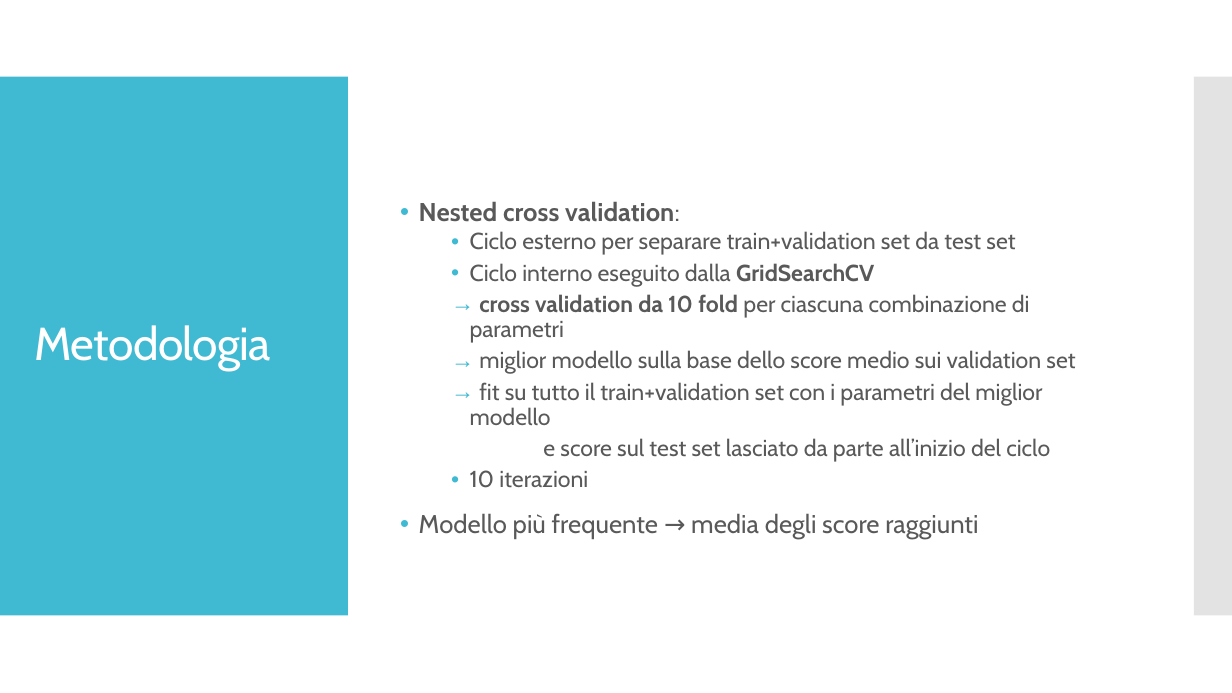
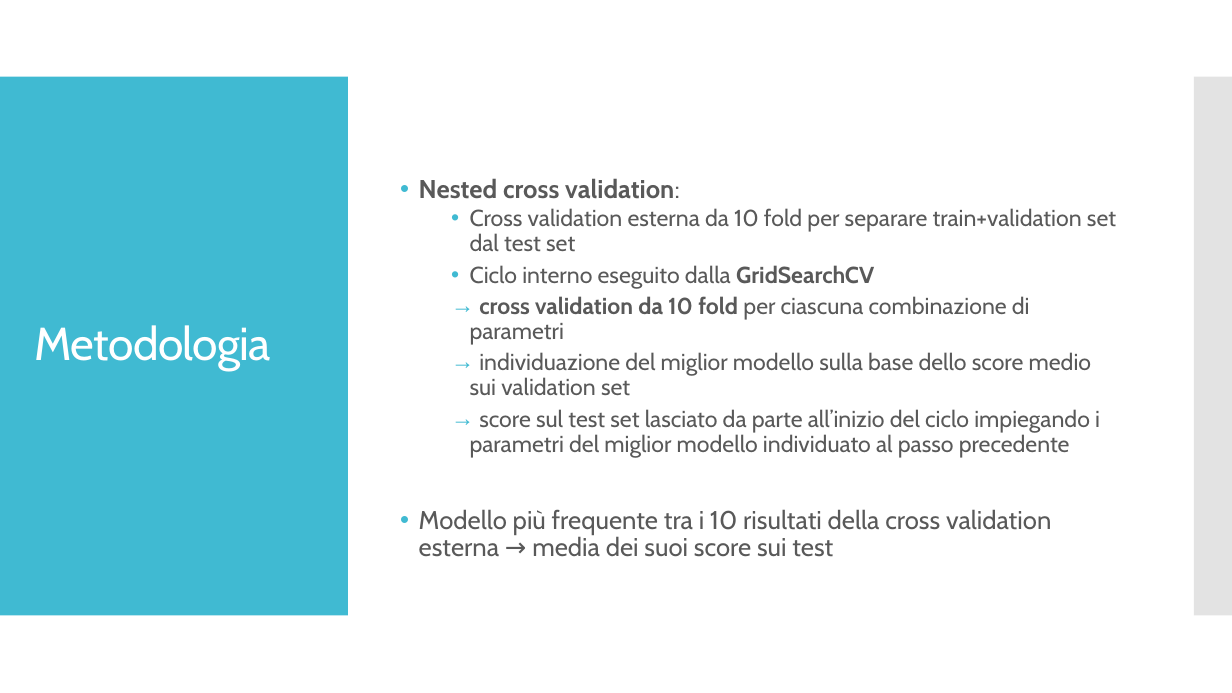
Before and after one commit to gianlubiscotto/Data-Analysis-and-Data-Mining, a slide deck: slide 8 of slide.pptx (slide 7 before the commit). Drawn at 1232x693 pixels with LibreOffice and Linux fonts; fonts in the diff are those of the drawing. Boxes give left, top, right and bottom in pixels: in the first picture for what was removed or moved away, otherwise in the second. Text is boxed around its words. In the diff, an @@ line names an element or a change of style, - is before the commit and + after.

```diff
--- a/slide.pptx
+++ b/slide.pptx
@@ text at box(470, 208, 1116, 251): text changed @@
-  • Ciclo esterno per separare train+validation set da test set
+  • Cross validation esterna da 10 fold per separare train+validation set dal test set
@@ text at box(419, 352, 1100, 557): text changed @@
-  → miglior modello sulla base dello score medio sui validation set
-  → fit su tutto il train+validation set con i parametri del miglior modello
-  e score sul test set lasciato da parte all’inizio del ciclo
-  • 10 iterazioni
-• Modello più frequente → media degli score raggiunti
+  → individuazione del miglior modello sulla base dello score medio sui validation set
+  → score sul test set lasciato da parte all’inizio del ciclo impiegando i parametri del miglior modello individuato al passo precedente
+• Modello più frequente tra i 10 risultati della cross validation esterna → media dei suoi score sui test
```
Also in this commit, not shown: 5 other slides changed, 2 slides added, 1 slide removed.
